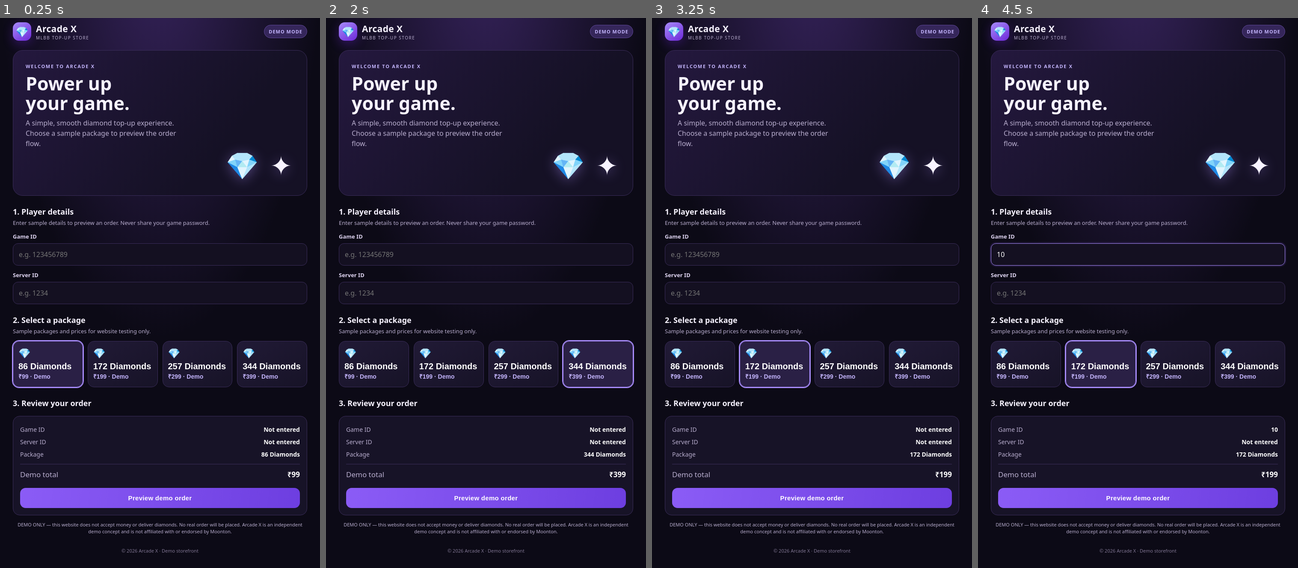
Above: before the commit, frames 1-4 (left to right).
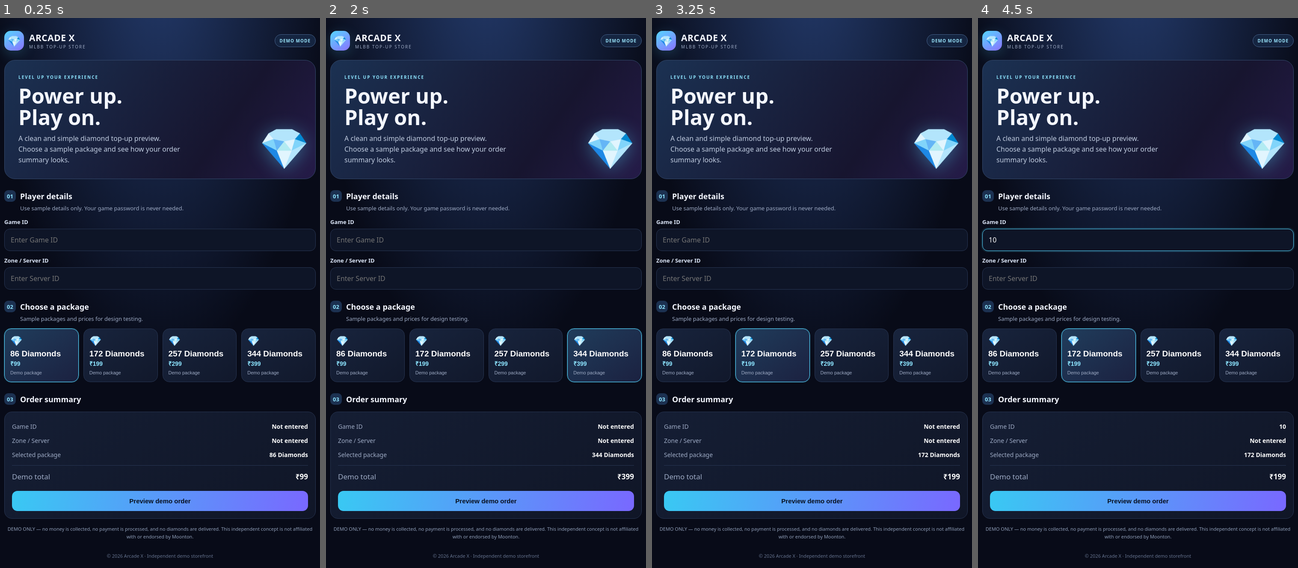
Above: after the commit, the same moments.

Repository: benjami-oss/Arcadex
Game: browser game, page index.html
Same seed, same stepped clock (60 frames per second), same inputs: the game is played once before the commit and once after it.
Inputs (mouse positions are in pixels of both pictures, inside the frame that each line leads up to; where the layout moved, square brackets give the same spot in the first picture):
- Up to frame 1 (0.25 s): no input
- Up to frame 2 (2 s): click (367, 353) at 1.27 s, where only the run after the commit has a clickable "💎 86 Diamonds ₹99 Demo package"; click (604, 353) at 1.87 s, where only the run after the commit has a clickable "💎 344 Diamonds ₹399 Demo pack…"
- Up to frame 3 (3.25 s): click (850, 353) at 2.02 s, where only the run after the commit has a clickable "💎 257 Diamonds ₹299 Demo pack…"; click "Preview demo order" at 2.47 s; click (773, 353) at 3.07 s, where only the run after the commit has a clickable "💎 172 Diamonds ₹199 Demo pack…"
- Up to frame 4 (4.5 s): click (1138, 238) [1138, 254] at 3.67 s; type "3" at 3.67 s; tap Enter at 3.7, 4.3 s; click (1138, 238) [1138, 254] at 4.27 s; type "10" at 4.27 s

The runs differ from the first frame. In frame 1, 21% of the frame differs, in the area x 1-99%, y 0-99%; in frame 2, 21%; in frame 3, 21%; in frame 4, 21%, in the area x 0-100%, y 0-99%.

Commit message:
Update index.html

Diff:
--- a/index.html
+++ b/index.html
@@ -1,69 +1,166 @@
-<!doctype html>
+HTML
+<!DOCTYPE html>
 <html lang="en">
 <head>
-<meta charset="utf-8">
-<meta name="viewport" content="width=device-width,initial-scale=1">
-<meta name="theme-color" content="#100d20">
+<meta charset="UTF-8">
+<meta name="viewport" content="width=device-width, initial-scale=1">
+<meta name="theme-color" content="#080b18">
 <title>Arcade X | MLBB Top-Up Demo</title>
 <style>
-:root{--bg:#0c0a16;--panel:#171327;--panel2:#211a38;--purple:#8b5cf6;--purple2:#6d3ee0;--text:#f7f3ff;--muted:#b9aecf;--line:#3b2d5b}
-*{box-sizing:border-box}body{margin:0;background:radial-gradient(ellipse at 50% -15%,#38245f 0,transparent 45%),var(--bg);color:var(--text);font:16px system-ui,-apple-system,Segoe UI,Roboto,sans-serif}
-.wrap{max-width:720px;margin:auto;padding:18px 16px 42px}.top{display:flex;align-items:center;justify-content:space-between;margin:8px 0 22px}.brand{display:flex;gap:11px;align-items:center}.logo{width:43px;height:43px;border-radius:14px;background:linear-gradient(145deg,#a78bfa,#6d28d9);display:grid;place-items:center;font-size:24px;box-shadow:0 8px 24px #6d28d955}.brand b{font-size:21px;letter-spacing:.4px}.brand small{display:block;color:var(--muted);font-size:10px;letter-spacing:1.5px}.demo{font-size:11px;font-weight:800;letter-spacing:1px;color:#c4b5fd;background:#35265a;border:1px solid #60479a;padding:7px 10px;border-radius:30px}
-.hero{border:1px solid var(--line);border-radius:23px;padding:23px;background:linear-gradient(130deg,#24183e,#151125 70%);overflow:hidden;position:relative}.eyebrow{color:#c4b5fd;font-size:11px;font-weight:800;letter-spacing:1.7px}.hero h1{font-size:clamp(29px,7vw,43px);line-height:1.08;margin:10px 0}.hero p{color:var(--muted);margin:0;max-width:390px;line-height:1.5}.crystals{font-size:50px;letter-spacing:5px;text-align:right;margin-top:-4px;filter:drop-shadow(0 5px 15px #a78bfa66)}
-.section{margin-top:25px}.section h2{font-size:18px;margin:0 0 5px}.sub{font-size:13px;color:var(--muted);margin:0 0 14px}.field{display:grid;gap:7px;margin:13px 0}.field label{font-size:13px;color:#ded4f1;font-weight:650}.field input{width:100%;padding:14px 13px;border:1px solid var(--line);border-radius:12px;background:#141021;color:white;font:inherit;outline:none}.field input:focus{border-color:#a78bfa;box-shadow:0 0 0 3px #8b5cf622}
-.grid{display:grid;grid-template-columns:repeat(2,minmax(0,1fr));gap:11px}.pack{background:linear-gradient(145deg,#211a36,#171327);border:1px solid var(--line);border-radius:15px;padding:15px 12px;text-align:left;color:white;cursor:pointer;min-height:104px}.pack:focus-visible,.pack.selected{outline:2px solid #a78bfa;border-color:#a78bfa;background:#2a2045}.gem{font-size:23px}.amount{font-size:20px;font-weight:800;margin:5px 0 2px}.price{color:#c4b5fd;font-weight:700;font-size:14px}.note{font-size:11px;color:var(--muted);margin-top:7px}
-.summary{background:#171327;border:1px solid var(--line);border-radius:16px;padding:16px;margin-top:18px}.sumrow{display:flex;justify-content:space-between;gap:12px;padding:5px 0;color:var(--muted);font-size:14px}.sumrow strong{color:white}.total{border-top:1px solid var(--line);margin-top:8px;padding-top:12px;font-size:17px}
-button.primary{width:100%;margin-top:15px;padding:15px;border:0;border-radius:13px;background:linear-gradient(100deg,#8b5cf6,#6d3ee0);color:white;font-size:15px;font-weight:800;letter-spacing:.3px;cursor:pointer}button.primary:active{transform:scale(.99)}
-.notice{font-size:11px;line-height:1.5;color:#b9aecf;text-align:center;margin:14px 6px}.result{display:none;margin-top:15px;padding:14px;border-radius:13px;background:#183326;border:1px solid #2e7650;color:#c7f9d9;font-size:14px;line-height:1.5}.result.show{display:block}.footer{text-align:center;color:#807693;font-size:11px;margin-top:28px}
-@media(min-width:560px){.grid{grid-template-columns:repeat(4,minmax(0,1fr))}.hero{padding:29px}.crystals{font-size:62px}}
+:root {
+  --bg:#080b18;
+  --panel:#11182b;
+  --line:#283653;
+  --blue:#55d6ff;
+  --violet:#8b72ff;
+  --text:#f4f7ff;
+  --muted:#9eabc5;
+}
+* { box-sizing:border-box; }
+body {
+  margin:0;
+  background:radial-gradient(ellipse at 50% -15%,#253d70 0,transparent 48%),var(--bg);
+  color:var(--text);
+  font:16px system-ui,sans-serif;
+}
+.wrap { max-width:760px;margin:auto;padding:20px 16px 44px; }
+header { display:flex;align-items:center;justify-content:space-between;margin:4px 0 22px; }
+.brand { display:flex;align-items:center;gap:12px; }
+.logo {
+  width:46px;height:46px;display:grid;place-items:center;
+  border-radius:15px;background:linear-gradient(145deg,var(--blue),var(--violet));
+  font-size:25px;box-shadow:0 8px 30px #55d6ff35;
+}
+.brand b { font-size:21px;letter-spacing:.5px; }
+.brand small { display:block;color:var(--muted);font-size:10px;letter-spacing:2px; }
+.tag { border:1px solid #45618a;background:#152541;color:#9be7ff;border-radius:30px;padding:7px 11px;font-size:10px;font-weight:850;letter-spacing:1px; }
+.hero {
+  border:1px solid #34496c;border-radius:25px;padding:27px;
+  background:linear-gradient(125deg,#1b3152,#17152f 68%,#251b48);
+  position:relative;overflow:hidden;
+}
+.kicker { color:#8de4ff;font-size:10px;font-weight:850;letter-spacing:2px; }
+.hero h1 { font-size:clamp(34px,8vw,49px);line-height:1.02;margin:12px 0; }
+.hero p { max-width:390px;color:#c0cce0;line-height:1.55;margin:0; }
+.orb { position:absolute;right:14px;bottom:9px;font-size:76px;filter:drop-shadow(0 5px 22px #55d6ff66); }
+.section { margin-top:26px; }
+.heading { display:flex;align-items:center;gap:10px;margin-bottom:6px; }
+.number { width:27px;height:27px;border-radius:9px;display:grid;place-items:center;background:#1c3151;color:#8de4ff;font-weight:850;font-size:13px; }
+.section h2 { font-size:18px;margin:0; }
+.sub { font-size:13px;color:var(--muted);margin:0 0 14px 37px; }
+.field { display:grid;gap:7px;margin:13px 0; }
+.field label { font-size:13px;color:#dce6f8;font-weight:650; }
+.field input {
+  width:100%;padding:14px;border:1px solid var(--line);border-radius:13px;
+  background:#0e1527;color:white;font:inherit;outline:none;
+}
+.field input:focus { border-color:var(--blue);box-shadow:0 0 0 3px #55d6ff1c; }
+.grid { display:grid;grid-template-columns:repeat(2,minmax(0,1fr));gap:11px; }
+.pack {
+  text-align:left;min-height:112px;padding:15px 13px;border:1px solid var(--line);
+  border-radius:16px;background:linear-gradient(145deg,#18243d,#11182b);
+  color:white;cursor:pointer;
+}
+.pack.selected { border-color:var(--blue);background:linear-gradient(145deg,#203d5c,#1b2140);box-shadow:0 0 0 1px #55d6ff55; }
+.gem { font-size:23px; }
+.amount { font-size:19px;font-weight:850;margin:5px 0 2px; }
+.price { color:#8de4ff;font-weight:750;font-size:14px; }
+.note { font-size:11px;color:var(--muted);margin-top:6px; }
+.summary { border:1px solid var(--line);border-radius:18px;padding:17px;background:linear-gradient(145deg,#151e34,#101627);margin-top:16px; }
+.sumrow { display:flex;justify-content:space-between;gap:12px;padding:7px 0;color:var(--muted);font-size:14px; }
+.sumrow strong { color:white;text-align:right;overflow-wrap:anywhere; }
+.total { border-top:1px solid var(--line);margin-top:8px;padding-top:14px;font-size:17px; }
+.primary {
+  width:100%;margin-top:15px;padding:15px;border:0;border-radius:13px;
+  background:linear-gradient(100deg,#39c9f3,#7968ff);color:#07101e;
+  font-size:15px;font-weight:900;cursor:pointer;
+}
+.result { display:none;margin-top:14px;padding:14px;border-radius:13px;background:#15372e;border:1px solid #34765d;color:#c9ffe8;font-size:13px;line-height:1.55; }
+.result.show { display:block; }
+.notice { font-size:11px;line-height:1.6;color:#91a0ba;text-align:center;margin:15px 5px; }
+.footer { text-align:center;color:#65738e;font-size:11px;margin-top:28px; }
+@media(min-width:580px) {
+  .grid { grid-template-columns:repeat(4,minmax(0,1fr)); }
+  .hero { padding:32px; }
+  .orb { font-size:94px; }
+}
 </style>
 </head>
 <body>
 <main class="wrap">
-<header class="top">
-  <div class="brand"><div class="logo">💎</div><div><b>Arcade X</b><small>MLBB TOP-UP STORE</small></div></div>
-  <span class="demo">DEMO MODE</span>
+
+<header>
+  <div class="brand">
+    <div class="logo">💎</div>
+    <div><b>ARCADE X</b><small>MLBB TOP-UP STORE</small></div>
+  </div>
+  <span class="tag">DEMO MODE</span>
 </header>
+
 <section class="hero">
-  <div class="eyebrow">WELCOME TO ARCADE X</div>
-  <h1>Power up<br>your game.</h1>
-  <p>A simple, smooth diamond top-up experience. Choose a sample package to preview the order flow.</p>
-  <div class="crystals" aria-hidden="true">💎 ✦</div>
+  <div class="kicker">LEVEL UP YOUR EXPERIENCE</div>
+  <h1>Power up.<br>Play on.</h1>
+  <p>A clean and simple diamond top-up preview. Choose a sample package and see how your order summary looks.</p>
+  <div class="orb" aria-hidden="true">💎</div>
 </section>
 
 <section class="section">
-  <h2>1. Player details</h2><p class="sub">Enter sample details to preview an order. Never share your game password.</p>
-  <div class="field"><label for="gameid">Game ID</label><input id="gameid" inputmode="numeric" placeholder="e.g. 123456789" maxlength="20"></div>
-  <div class="field"><label for="serverid">Server ID</label><input id="serverid" inputmode="numeric" placeholder="e.g. 1234" maxlength="8"></div>
+  <div class="heading"><span class="number">01</span><h2>Player details</h2></div>
+  <p class="sub">Use sample details only. Your game password is never needed.</p>
+
+  <div class="field">
+    <label for="gameid">Game ID</label>
+    <input id="gameid" inputmode="numeric" maxlength="20" placeholder="Enter Game ID">
+  </div>
+
+  <div class="field">
+    <label for="serverid">Zone / Server ID</label>
+    <input id="serverid" inputmode="numeric" maxlength="8" placeholder="Enter Server ID">
+  </div>
 </section>
 
 <section class="section">
-  <h2>2. Select a package</h2><p class="sub">Sample packages and prices for website testing only.</p>
-  <div class="grid" id="packages">
-    <button class="pack selected" type="button" data-diamonds="86" data-price="99"><div class="gem">💎</div><div class="amount">86 Diamonds</div><div class="price">₹99 · Demo</div></button>
-    <button class="pack" type="button" data-diamonds="172" data-price="199"><div class="gem">💎</div><div class="amount">172 Diamonds</div><div class="price">₹199 · Demo</div></button>
-    <button class="pack" type="button" data-diamonds="257" data-price="299"><div class="gem">💎</div><div class="amount">257 Diamonds</div><div class="price">₹299 · Demo</div></button>
-    <button class="pack" type="button" data-diamonds="344" data-price="399"><div class="gem">💎</div><div class="amount">344 Diamonds</div><div class="price">₹399 · Demo</div></button>
+  <div class="heading"><span class="number">02</span><h2>Choose a package</h2></div>
+  <p class="sub">Sample packages and prices for design testing.</p>
+
+  <div class="grid">
+    <button class="pack selected" type="button" data-diamonds="86" data-price="99">
+      <div class="gem">💎</div><div class="amount">86 Diamonds</div><div class="price">₹99</div><div class="note">Demo package</div>
+    </button>
+    <button class="pack" type="button" data-diamonds="172" data-price="199">
+      <div class="gem">💎</div><div class="amount">172 Diamonds</div><div class="price">₹199</div><div class="note">Demo package</div>
+    </button>
+    <button class="pack" type="button" data-diamonds="257" data-price="299">
+      <div class="gem">💎</div><div class="amount">257 Diamonds</div><div class="price">₹299</div><div class="note">Demo package</div>
+    </button>
+    <button class="pack" type="button" data-diamonds="344" data-price="399">
+      <div class="gem">💎</div><div class="amount">344 Diamonds</div><div class="price">₹399</div><div class="note">Demo package</div>
+    </button>
   </div>
 </section>
 
 <section class="section">
-  <h2>3. Review your order</h2>
+  <div class="heading"><span class="number">03</span><h2>Order summary</h2></div>
+
   <div class="summary">
     <div class="sumrow"><span>Game ID</span><strong id="sumid">Not entered</strong></div>
-    <div class="sumrow"><span>Server ID</span><strong id="sumserver">Not entered</strong></div>
-    <div class="sumrow"><span>Package</span><strong id="sumpackage">86 Diamonds</strong></div>
+    <div class="sumrow"><span>Zone / Server</span><strong id="sumserver">Not entered</strong></div>
+    <div class="sumrow"><span>Selected package</span><strong id="sumpackage">86 Diamonds</strong></div>
     <div class="sumrow total"><span>Demo total</span><strong id="sumprice">₹99</strong></div>
-    <button class="primary" id="order">Preview demo order</button>
+    <button class="primary" id="order" type="button">Preview demo order</button>
     <div class="result" id="result" role="status"></div>
   </div>
-  <p class="notice">DEMO ONLY — this website does not accept money or deliver diamonds. No real order will be placed. Arcade X is an independent demo concept and is not affiliated with or endorsed by Moonton.</p>
-</section>
-<footer class="footer">© 2026 Arcade X · Demo storefront</footer>
+
+  <p class="notice">DEMO ONLY — no money is collected, no payment is processed, and no diamonds are delivered. This independent concept is not affiliated with or endorsed by Moonton.</p>
+</section>
+
+<footer class="footer">© 2026 Arcade X · Independent demo storefront</footer>
 </main>
+
 <script>
 let chosen={diamonds:"86",price:"99"};
 const $=id=>document.getElementById(id);
+
 document.querySelectorAll(".pack").forEach(btn=>btn.addEventListener("click",()=>{
   document.querySelectorAll(".pack").forEach(x=>x.classList.remove("selected"));
   btn.classList.add("selected");
@@ -72,18 +169,32 @@
   $("sumprice").textContent="₹"+chosen.price;
   $("result").classList.remove("show");
 }));
-$("gameid").addEventListener("input",()=>{$("sumid").textContent=$("gameid").value||"Not entered";});
-$("serverid").addEventListener("input",()=>{$("sumserver").textContent=$("serverid").value||"Not entered";});
+
+$("gameid").addEventListener("input",()=>{
+  $("sumid").textContent=$("gameid").value||"Not entered";
+});
+
+$("serverid").addEventListener("input",()=>{
+  $("sumserver").textContent=$("serverid").value||"Not entered";
+});
+
 $("order").addEventListener("click",()=>{
-  const id=$("gameid").value.trim(),server=$("serverid").value.trim();
+  const id=$("gameid").value.trim();
+  const server=$("serverid").value.trim();
+  const result=$("result");
+
   if(!/^\d{4,20}$/.test(id)||!/^\d{1,8}$/.test(server)){
-    $("result").textContent="Please enter a numeric Game ID (4–20 digits) and Server ID (1–8 digits) to preview the order.";
-    $("result").style.background="#3a2918";$("result").style.borderColor="#8a6331";$("result").style.color="#ffe2b5";
-  }else{
-    $("result").textContent="Demo order preview created! Package: "+chosen.diamonds+" Diamonds · Demo total: ₹"+chosen.price+". No payment was taken and no diamonds were delivered.";
-    $("result").style.background="#183326";$("result").style.borderColor="#2e7650";$("result").style.color="#c7f9d9";
+    result.textContent="Please enter a numeric Game ID (4–20 digits) and Zone / Server ID (1–8 digits) to preview this demo.";
+    result.style.background="#382b1c";
+    result.style.borderColor="#8a6936";
+    result.style.color="#ffe5b8";
+  } else {
+    result.textContent="Demo preview created! "+chosen.diamonds+" Diamonds · ₹"+chosen.price+". No payment was taken and no diamonds were delivered.";
+    result.style.background="#15372e";
+    result.style.borderColor="#34765d";
+    result.style.color="#c9ffe8";
   }
-  $("result").classList.add("show");
+  result.classList.add("show");
 });
 </script>
 </body>
